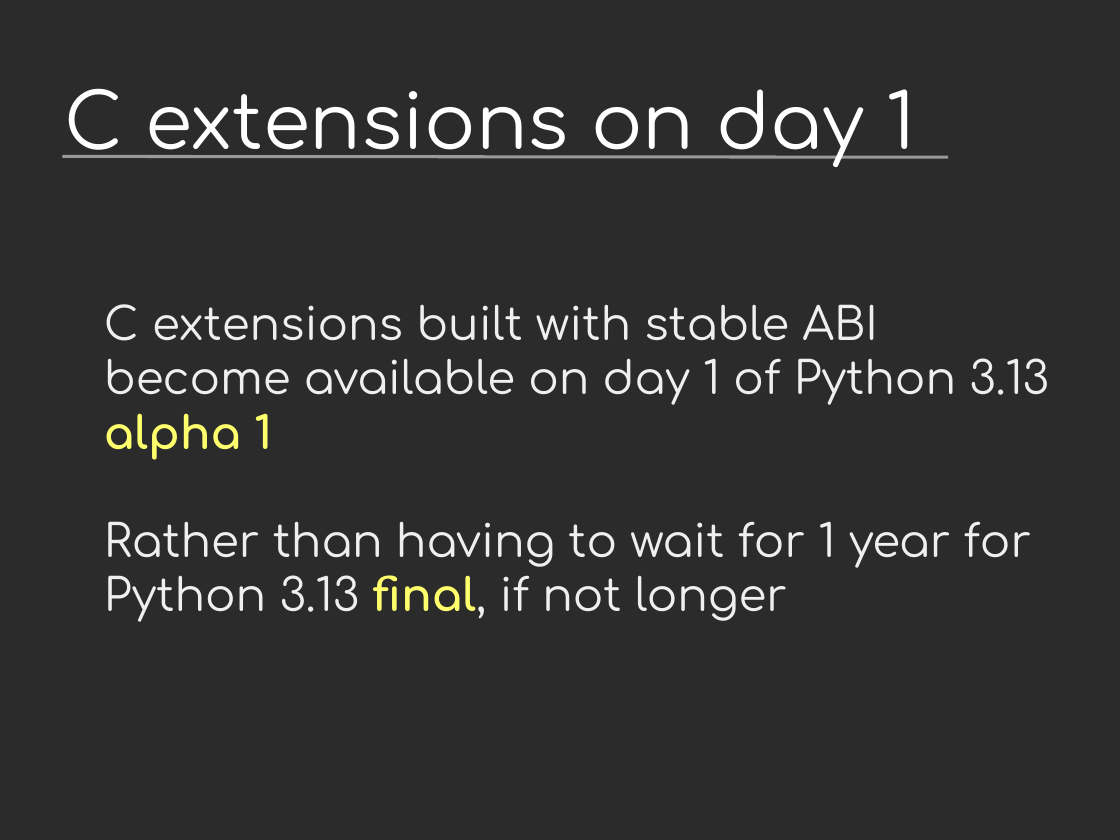
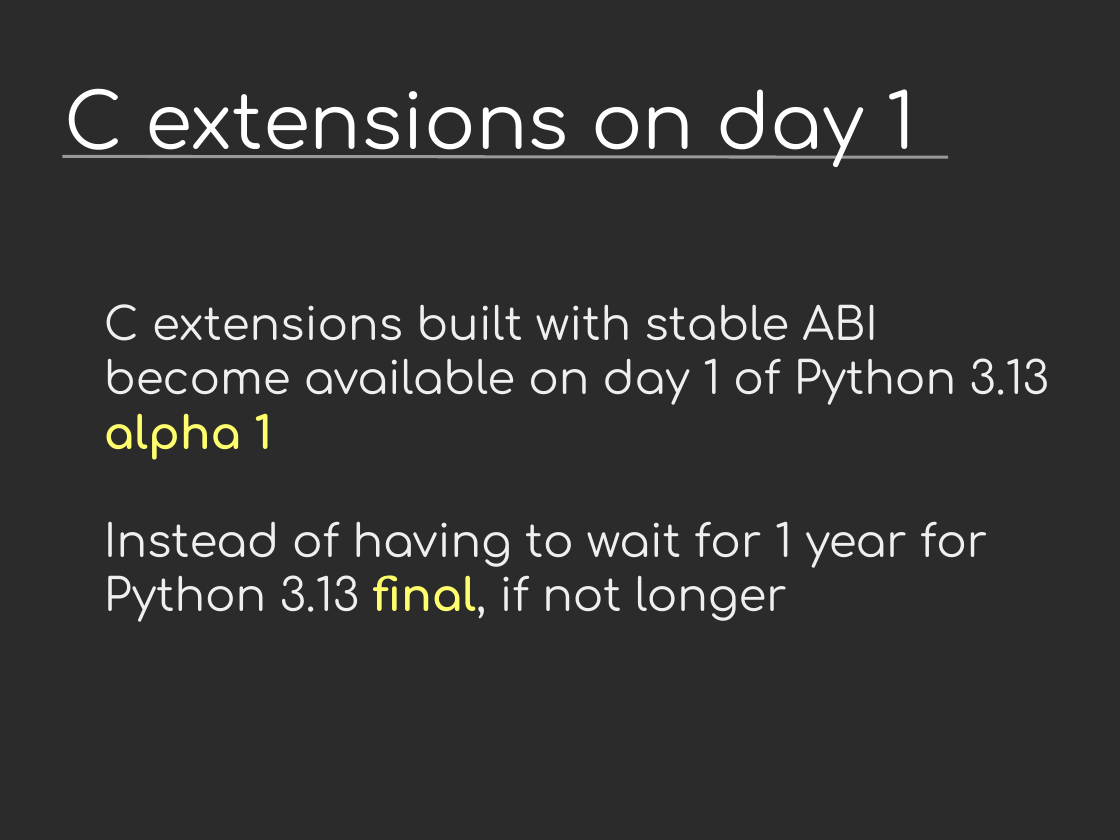
Before and after one commit to vstinner/talks, a slide deck: slide 29 of 2023-CoreDevSprint-Brno/c-api.odp (slide 27 before the commit). Drawn at 1120x840 pixels with LibreOffice and Linux fonts; fonts in the diff are those of the drawing; background and template pictures are left out; a plain dark background stands for a picture behind light text. Boxes give left, top, right and bottom in pixels: in the first picture for what was removed or moved away, otherwise in the second. Text is boxed around its words. In the diff, an @@ line names an element or a change of style, - is before the commit and + after.

```diff
--- a/2023-CoreDevSprint-Brno/c-api.odp
+++ b/2023-CoreDevSprint-Brno/c-api.odp
@@ text at (104,304,1049,622): text changed @@
-C extensions built with stable ABI become available on day 1 of Python 3.13 alpha 1
-Rather than having to wait for 1 year for Python 3.13 final, if not longer
+C extensions built with stable ABI become available on day 1 of Python 3.13 alpha 1
+Instead of having to wait for 1 year for Python 3.13 final, if not longer
```
Also in this commit, not shown: 5 other slides changed, 5 slides added, 1 other file.
